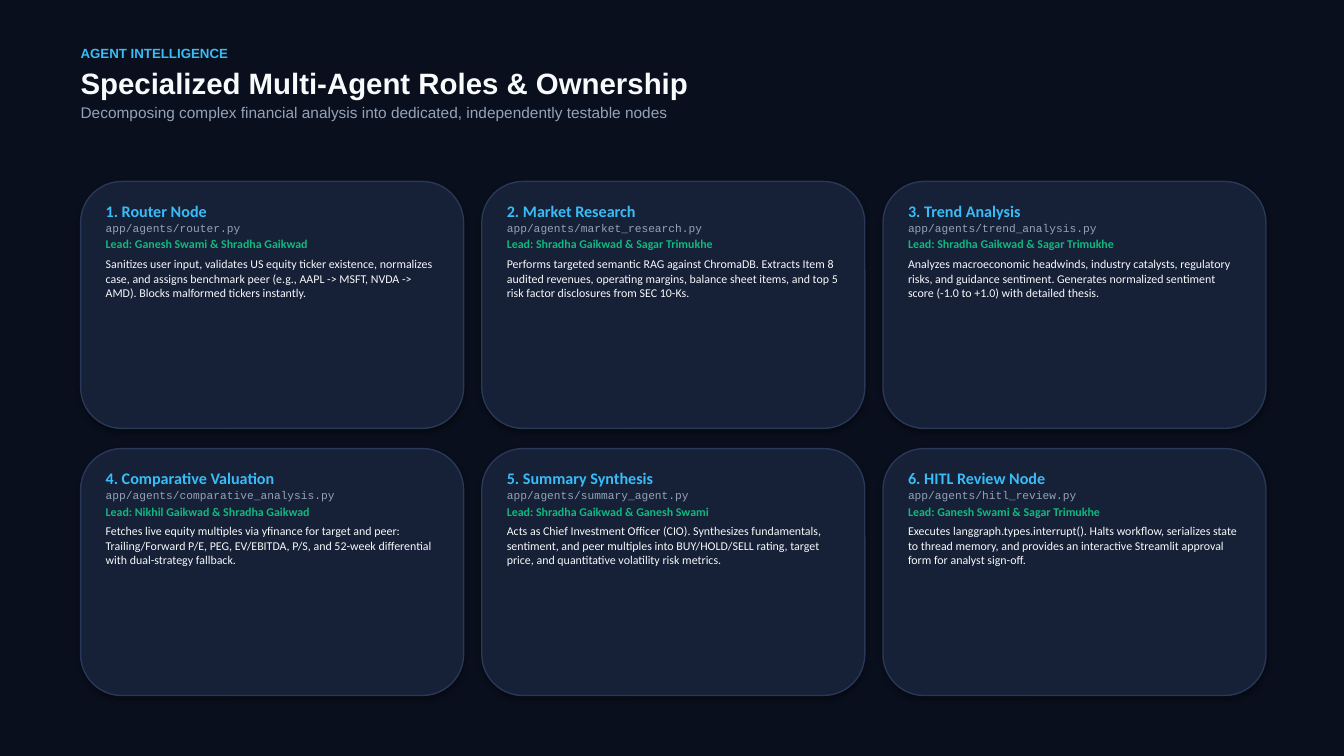
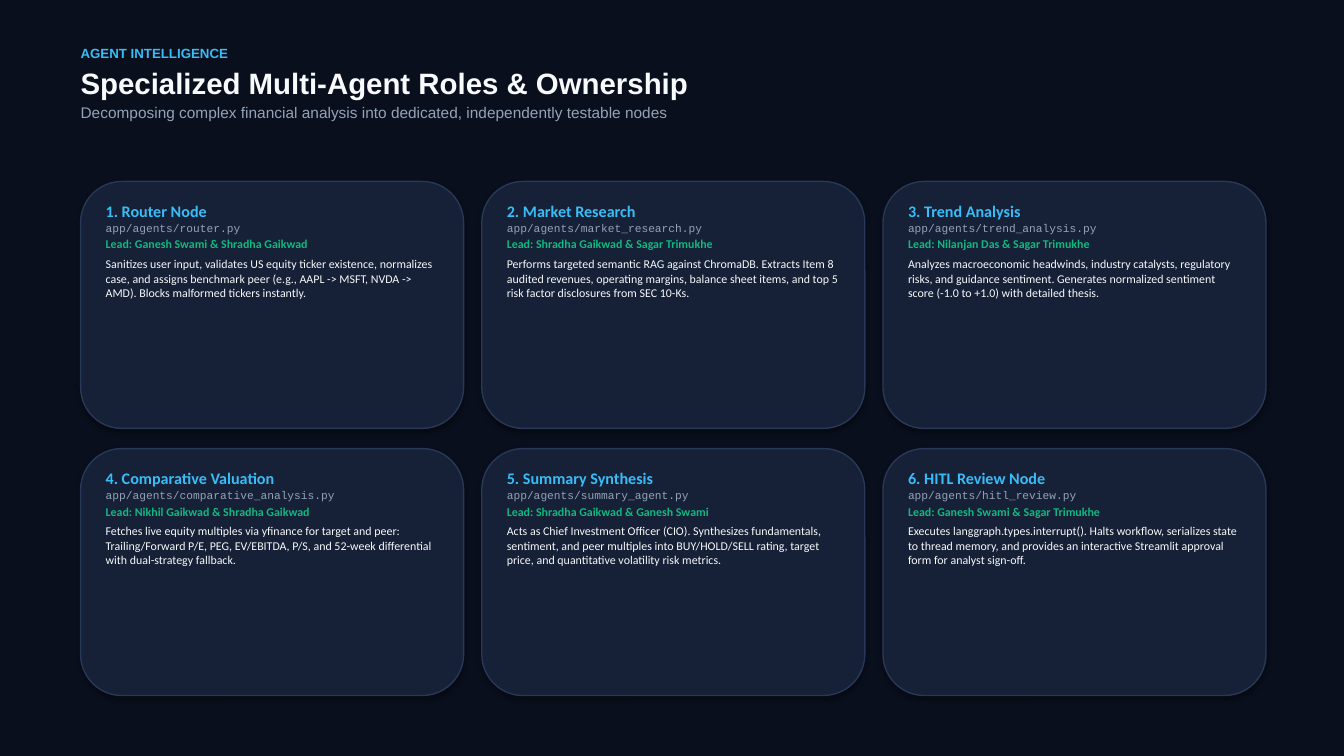
Before and after one commit to SagarTrimukhe/ai-investment-research-assistant, a slide deck: slide 6 of CAPSTONE_PROJECT_PRESENTATION.pptx. Drawn at 1344x756 pixels with LibreOffice and Linux fonts; fonts in the diff are those of the drawing. Boxes give left, top, right and bottom in pixels: in the first picture for what was removed or moved away, otherwise in the second. Text is boxed around its words. In the diff, an @@ line names an element or a change of style, - is before the commit and + after.

Commit message:
docs: assign Trend Analysis Agent to Nilanjan Das & Sagar Trimukhe

```diff
--- a/CAPSTONE_PROJECT_PRESENTATION.pptx
+++ b/CAPSTONE_PROJECT_PRESENTATION.pptx
@@ text at box(908, 239, 1090, 250): text changed @@
-Lead: Shradha Gaikwad & Sagar Trimukhe
+Lead: Nilanjan Das & Sagar Trimukhe
```
Also in this commit, not shown: 1 other slide changed, 3 other files.
